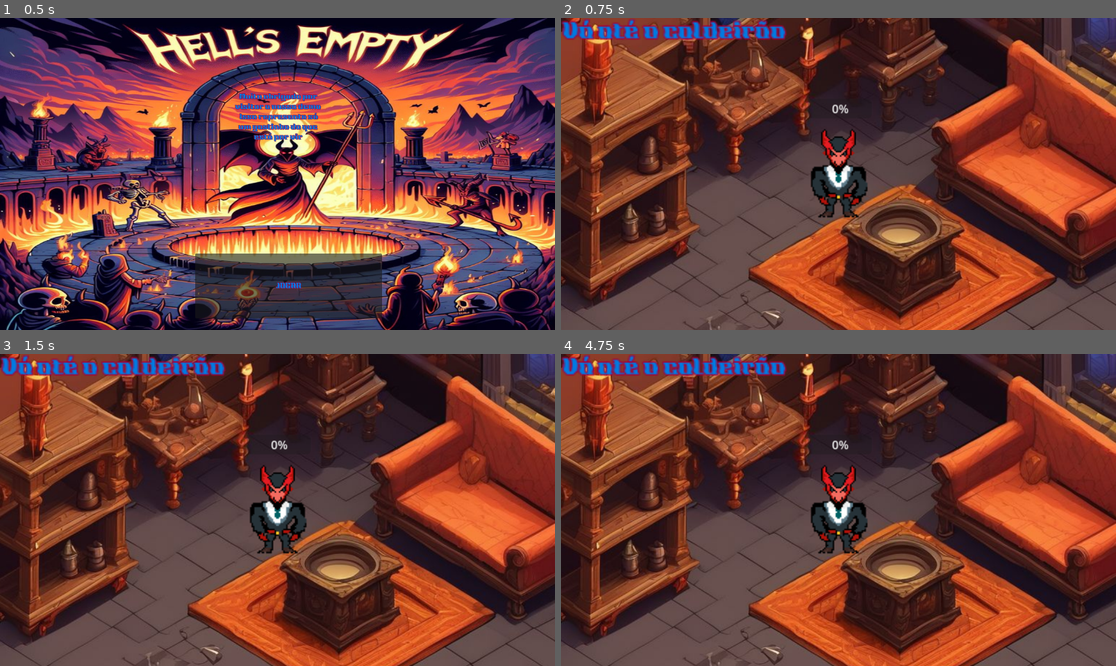
Above: before the commit, frames 1-4 (two rows, left to right).
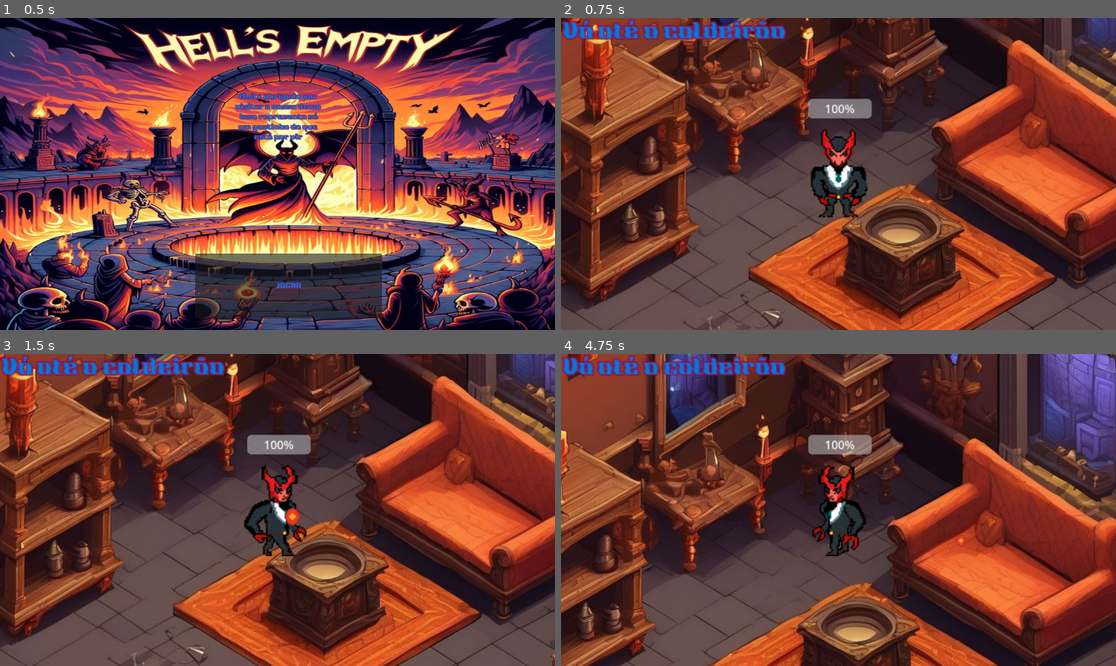
Above: after the commit, the same moments.

Repository: PopPlanetTeam/HellsEmpty
Game: Godot game, scene res://menus/main_menu/menu.tscn
The game is run twice, just before and just after one commit, with the same random seed, the same clock (stepped at 60 frames per second) and the same inputs. Sound files missing from this copy of the repository are replaced by a short silence.
Inputs (mouse positions are in pixels of both pictures, inside the frame that each line leads up to):
- Up to frame 1 (0.5 s): no input
- Up to frame 2 (0.75 s): click "JOGAR" at 0.5 s
- Up to frame 3 (1.5 s): tap Enter at 1.25 s; move the mouse to (399, 494) at 1.27 s; hold Right (right) from 1.28 s (still down); tap Middle mouse button (mega_shoot) at 1.35 s
- Up to frame 4 (4.75 s): move the mouse to (727, 525) at 2.02 s; release Right (right) at 2.03 s; hold S (down) 2.03-2.78 s; click (727, 525) at 2.1 s; move the mouse to (894, 441) at 2.77 s; hold Right (right) 2.78-3.53 s; right-click (894, 441) at 2.85 s; move the mouse to (810, 572) at 3.52 s; hold W (up) 3.53-4.28 s; tap Middle mouse button (mega_shoot) at 3.6 s; move the mouse to (1005, 556) at 4.27 s; hold A (left) from 4.28 s (still down); click (1005, 556) at 4.35 s

Frame 1 is identical in both runs. In frame 2, 0.7% of the frame differs, in the area x 44-57%, y 25-33%; in frame 3, 46%; in frame 4, 76%, in the area x 0-100%, y 0-100%.
Error before the commit: Parse Error: Could not find type "GameOver" in the current scope. (res://player/player.gd:131)

Commit message:
fix: pass score to game over scene

Diff:
--- a/game_over/game_over.gd
+++ b/game_over/game_over.gd
@@ -1,4 +1,5 @@
 extends Node2D
+class_name GameOver
 
 @export var almas_coletadas : int = 0
 @export var time_to_restart : = 5
